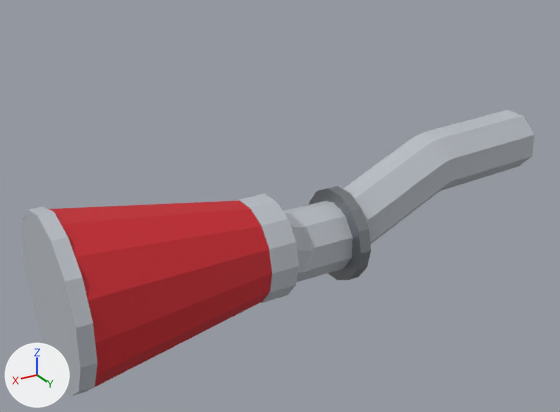
The glTF model assets/parts/intake/intake_filter_street/brute_500.glb, before and after one commit.
Before and after are seen from a 50 mm lens placed at (0.644, 0.572, 0.271), pointed at (0.264, -0.062, -0.046). The axes (+X, +Y, +Z) are drawn at lower left. The lights are the same throughout. The picture after the commit comes second. Vertices at exactly the same position are counted once.

Objects in the first picture: 'model'.
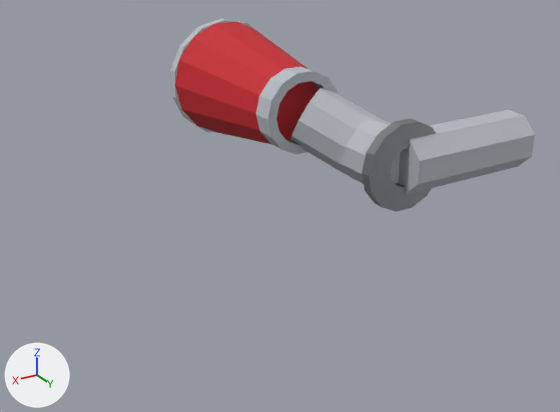
What differs and where, as boxes [x1, y1, x2, y2] in the pictures (560 x 412 px; the box of a moved part takes in the faces that stretch with it):
```json
{"object": "model", "change": "reshaped, moved, rescaled", "before": [22, 110, 534, 396], "after": [170, 19, 535, 212], "on screen": "29% narrower, 32% shorter"}
{"part": 1, "of": "me_model", "change": "moved or reshaped", "before": [309, 186, 371, 280], "after": [362, 118, 436, 212]}
{"part": 2, "of": "me_model", "change": "moved or reshaped", "before": [28, 201, 272, 396], "after": [170, 19, 318, 145]}
{"part": 3, "of": "me_model", "change": "moved or reshaped", "before": [235, 194, 299, 303], "after": [256, 67, 338, 154]}
{"part": 4, "of": "me_model", "change": "added", "after": [291, 87, 535, 195]}
{"part": 5, "of": "me_model", "change": "deleted", "before": [283, 110, 534, 282]}
```

Edits to the scene script, one JSON object a line:
```json
{"block": "me_model", "where": "# used by ob_model"}
{"op": "remove", "block": "me_model", "code": "me_model.from_pydata(...)  # 282 vertices, 552 faces; spans x -1.0..1.0, y -0.31..0.31, z -0.29..0.29"}
{"op": "add", "block": "me_model", "code": "me_model.from_pydata(...)  # 258 vertices, 504 faces; spans x -0.87..0.87, y -1.0..1.0, z -0.48..0.48"}
{"block": "me_model", "change": "me_model part 1: the loose piece of 56 vertices spanning x -0.14..-0.09, y -0.31..0.04, z -0.29..0.06 is turned -90 degrees about the z axis through its middle and scaled by 1.66, then moved by (0.24, 0.99, -0.07)"}
{"block": "me_model", "change": "me_model part 2: the loose piece of 59 vertices spanning x 0.36..1.0, y -0.21..0.31, z -0.25..0.29 is turned -90 degrees about the z axis through its middle and scaled by 1.66, then moved by (-0.24, -0.52, 0.01)"}
{"block": "me_model", "change": "me_model part 3: the loose piece of 56 vertices spanning x 0.28..0.37, y -0.12..0.22, z -0.15..0.18 is turned -90 degrees about the z axis through its middle and scaled by 1.66, then moved by (0.11, 0.07, 0.01)"}
{"block": "me_model", "change": "me_model part 4: a new loose piece of 87 vertices spanning x -0.87..0.55, y -0.02..1.0, z -0.41..0.19, in mat_car_atlas (picture img_car_atlas)"}
{"block": "me_model", "change": "me_model part 5: the loose piece of 111 vertices spanning x -1.0..0.41, y -0.26..0.12, z -0.25..0.22 is deleted"}
{"op": "set", "path": "ob_model.location", "old": "(0.265, 0.0364, -0.0297)", "new": "(0.14, -0.131, 0.0303)"}
{"op": "set", "path": "ob_model.scale", "old": "(0.267, 0.267, 0.267)", "new": "(0.161, 0.161, 0.161)"}
```
